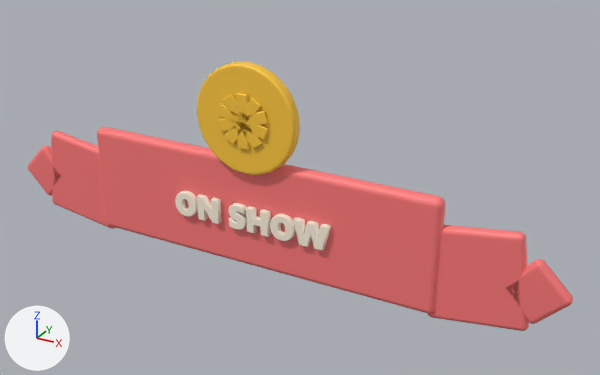
The FBX model EvolutionShop/Assets/EvolutionShop/Resources/Art/GrowthKit/DisplayTag.fbx, before and after one commit.
One viewpoint serves both versions: a camera (50 mm lens) standing at (0.515, -0.815, 0.457) and looking at (0.058, 0.015, 0.042). The axes (+X, +Y, +Z) are drawn at lower left. The lights are the same throughout. The first picture is the older version. Where no turn or scale is listed for an object, it has been applied to the vertices. Vertices at exactly the same position are counted once.

The first picture shows 'DisplayTag mesh'.
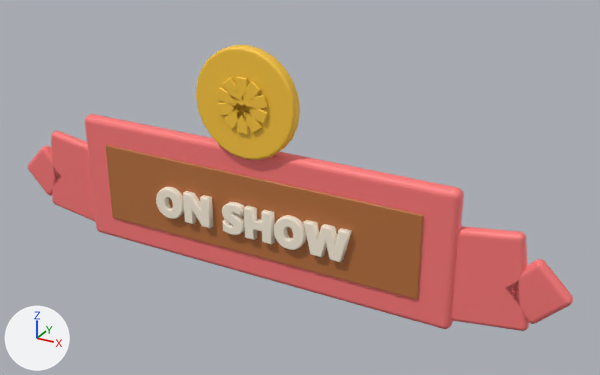
Boxes (x1, y1, x2, y2) around the edits, measured in the pictures (600 x 375 px; the box of a moved part takes in the faces that stretch with it):
'DisplayTag mesh', reshaped (6% taller): before (28, 62, 573, 331); after (28, 45, 573, 331)
part 1 of me_cube_2129, moved or reshaped: before (97, 127, 445, 314); after (85, 114, 464, 329)
part 2 of me_cube_2129, moved or reshaped: before (293, 217, 331, 251); after (303, 220, 352, 262)
part 3 of me_cube_2129, moved or reshaped: before (270, 213, 296, 241); after (274, 215, 306, 250)
part 4 of me_cube_2129, moved or reshaped: before (246, 206, 271, 237); after (244, 206, 275, 244)
part 5 of me_cube_2129, moved or reshaped: before (228, 203, 247, 230); after (222, 202, 245, 235)
part 6 of me_cube_2129, moved or reshaped: before (197, 194, 222, 224); after (183, 191, 213, 228)
part 7 of me_cube_2129, moved or reshaped: before (175, 191, 198, 217); after (156, 187, 184, 219)
part 8 of me_cube_2129, moved or reshaped: before (197, 62, 300, 175); after (196, 45, 300, 160)
part 9 of me_cube_2129, moved or reshaped: before (236, 93, 249, 150); after (235, 76, 249, 134)
part 10 of me_cube_2129, moved or reshaped: before (218, 111, 268, 132); after (217, 95, 268, 116)
part 11 of me_cube_2129, moved or reshaped: before (223, 94, 262, 149); after (223, 78, 262, 133)
part 12 of me_cube_2129, moved or reshaped: before (225, 97, 261, 145); after (224, 81, 261, 130)
part 13 of me_cube_2129, moved or reshaped: before (218, 103, 268, 140); after (217, 88, 268, 124)
part 14 of me_cube_2129, added (orange): after (105, 145, 424, 300)

The change, as a list of edits to the scene's bpy script:
```text
Add mat_gk_wooddark:
    mat_gk_wooddark = principled_material('GK_WoodDark')
    mat_gk_wooddark.base_color = (0.485, 0.165, 0.0467)  # orange #b9713d
Change me_cube_2129:
    used by ob_displaytag_mesh; location = (0.0, 0.0, 0.0)
    remove me_cube_2129.from_pydata(...)  # 3398 vertices, 3621 faces; spans x -0.399..0.399, y -0.024..0.012, z -0.082..0.2
    add me_cube_2129.from_pydata(...)  # 3550 vertices, 3771 faces; spans x -0.399..0.399, y -0.024..0.012, z -0.09..0.22
    me_cube_2129 part 1: the loose piece of 152 vertices spanning x -0.25..0.25, y -0.01..0.01, z -0.075..0.075 is scaled about its middle by (1.08, 1, 1.21)
    me_cube_2129 part 2: the loose piece of 216 vertices spanning x 0.066..0.115, y -0.017..-0.007, z -0.02..0.014 is scaled about its middle by 1.25, then moved by (0.023, -0.003, -0.003)
    me_cube_2129 part 3: the loose piece of 378 vertices spanning x 0.032..0.066, y -0.017..-0.007, z -0.02..0.014 is scaled about its middle by 1.25, then moved by (0.012, -0.003, -0.003)
    me_cube_2129 part 4: the loose piece of 72 vertices spanning x -0.002..0.03, y -0.017..-0.007, z -0.02..0.014 is scaled about its middle by 1.25, then moved by (0.003, -0.003, -0.003)
    me_cube_2129 part 5: the loose piece of 444 vertices spanning x -0.029..-0.004, y -0.017..-0.007, z -0.02..0.014 is scaled about its middle by 1.25, then moved by (-0.004, -0.003, -0.003)
    me_cube_2129 part 6: the loose piece of 198 vertices spanning x -0.077..-0.045, y -0.017..-0.007, z -0.02..0.014 is scaled about its middle by 1.25, then moved by (-0.015, -0.003, -0.003)
    me_cube_2129 part 7: the loose piece of 378 vertices spanning x -0.114..-0.08, y -0.017..-0.007, z -0.02..0.014 is scaled about its middle by 1.25, then moved by (-0.024, -0.003, -0.003)
    me_cube_2129 part 8: the loose piece of 192 vertices spanning x -0.07..0.07, y -0.02..-0.004, z 0.06..0.2 is moved by (0.0, 0.0, 0.02)
    me_cube_2129 part 9: the loose piece of 152 vertices spanning x -0.008..0.008, y -0.024..-0.02, z 0.095..0.165 is moved by (0.0, 0.0, 0.02)
    me_cube_2129 part 10: the loose piece of 152 vertices spanning x -0.035..0.035, y -0.024..-0.02, z 0.112..0.148 is moved by (0.0, 0.0, 0.02)
    me_cube_2129 part 11: the loose piece of 152 vertices spanning x -0.026..0.026, y -0.024..-0.02, z 0.098..0.162 is moved by (0.0, 0.0, 0.02)
    me_cube_2129 part 12: the loose piece of 152 vertices spanning x -0.026..0.026, y -0.024..-0.02, z 0.098..0.162 is moved by (0.0, 0.0, 0.02)
    me_cube_2129 part 13: the loose piece of 152 vertices spanning x -0.035..0.035, y -0.024..-0.02, z 0.112..0.148 is moved by (0.0, 0.0, 0.02)
    me_cube_2129 part 14: a new loose piece of 152 vertices spanning x -0.23..0.23, y -0.013..-0.009, z -0.055..0.055, in mat_gk_wooddark (orange #b9713d)
    add me_cube_2129.materials.append(mat_gk_wooddark)  # orange #b9713d
```
